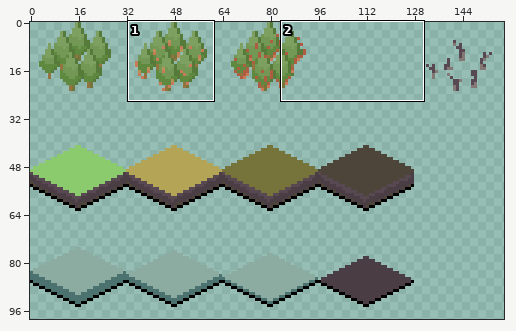
Two versions of one sprite sheet, bhx/Graphix/tiles.png. The first picture is a wide view before the edit; the outline marks the close-up.
Close-up. Before:
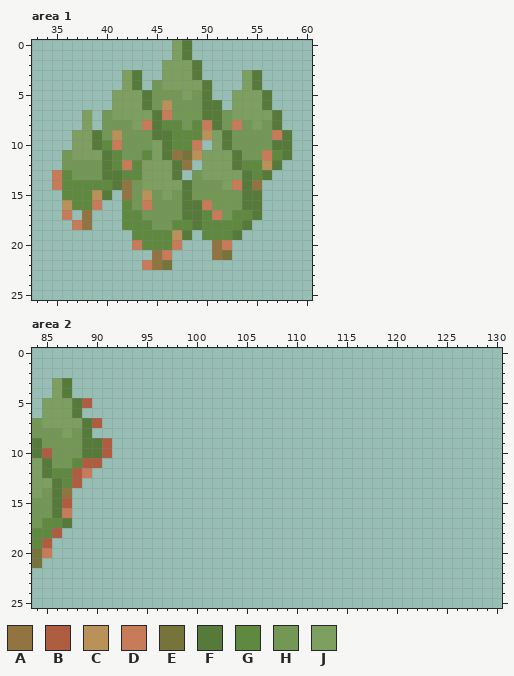
The file is 160x128 pixels. Shown: area 1: x 33..60, y 0..25; area 2: x 84..130, y 0..25. The old version is drawn lined up with the new one. The wide view leaves out empty margins.
Palette (. is transparent): A #927441  B #ae5d40  C #ba9158  D #c77b58  E #77743b  F #567a3a  G #608940  H #739856  J #7da061
Pixels before, area 1, first column x 35:
 0 ............JF..........
 1 ............JF..........
 2 ...........JJJF.........
 3 .......JF..JJJF....JF...
 4 .......JF.HJJJJF...JF...
 5 ......JJJFHHHJHF..JJJF..
 6 ......JJJFHCHHHFF.JJJF..
 7 ...J.HJJJJFDHHHFFHJJJJF.
 8 ...J.HHHJDFGGHGDFHDHJHF.
 9 ..JJFHCHHHFFGGGCJFHHHHDF
10 ..JJFGDHHHJFGGD.JFHHHHFF
11 .HJJJFGHHGJFAECJJJFHHDGF
12 .HHHHFGDGJJJFA.JJJFGGCF.
13 DGHHHFFGGJJJF.HJJJJFGF..
14 DGGGGGFAHJJJJFHHHJDFA...
15 .GGGCF.AHCHJHFHHHHHFF...
16 .CGGD..GHDHHHFFDHHHFF...
17 .D.A...GGHHHHFFGDHGGF...
18 ..DA...GGGHHGGFGGGGF....
19 ........GGGGCF.GGGF.....
20 ........DGGGD...AD......
21 ..........AD....AE......
22 .........DAE............
Pixels before, area 2, first column x 84:
 3 ..JF....
 4 ..JF....
 5 .JJJFB..
 6 .JJJF...
 7 HJJJJFB.
 8 HHHJHF..
 9 FHHHHFFB
10 FBHHHFFB
11 JFHHGBB.
12 JFGGBD..
13 JJFGB...
14 JHFA....
15 HHFB....
16 HHFD....
17 HGGF....
18 GGB.....
19 GB......
20 ED......
21 E.......
After:
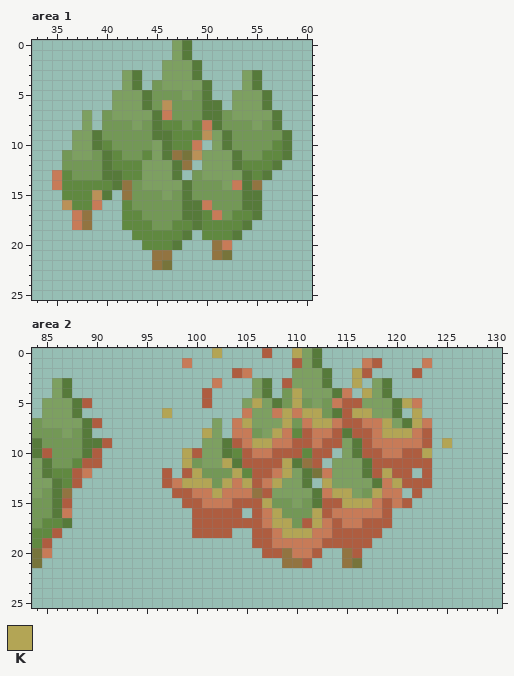
Colours new in this view: K #b3a555
What changed:
drawings rearranged on the sheet (the old picture shows each at its new place; 1 dropped ones are not shown)
Area 1:
y 8: x 44 D -> H; x 53 D -> H
y 9: x 41 C -> H; x 57 D -> H
y 10: x 41 D -> H; x 57 F -> G
y 11: x 39 J -> H; x 56 D -> G
y 12: x 42 D -> G; x 56 C -> G
y 15: x 44 C -> H
y 16: x 44 D -> H
y 17: x 36..37 D. -> .D
y 19: x 47 C -> G
y 20: x 43 D -> .; x 47 D -> F
y 21: x 46 D -> A
y 22: x 44 D -> .
Area 2:
y 0: x 102 . -> K; x 107 . -> B; x 110..112 ... -> KJF
y 1: x 99 . -> D; x 110..112 ... -> BJF; x 117..118 .. -> DB; x 123 . -> D
y 2: x 104..105 .. -> BD; x 110..113 .... -> JJJF; x 116..117 .. -> KB; x 122 . -> B
y 3: x 102 . -> D; x 106..107 .. -> JF; x 109..113 ..... -> BJJJF; x 116 . -> K; x 118..119 .. -> JF
y 4: x 101 . -> B; x 106..107 .. -> JF; x 109..115 ....... -> HKJJJFD; x 117..119 ... -> KJF
y 5: x 101 . -> B; x 105..122 .................. -> JKJFHKHJHDBBJJJFKD
y 6: x 97 . -> K; x 105..120 ................ -> DJJDKDKKHFBKKJJF; x 122 . -> K
y 7: x 102 . -> J; x 104..123 .................... -> DKJJJKHDKKDBBDDKJFKD
y 8: x 101..102 .. -> KJ; x 104..123 .................... -> DDHJKDGBDDBFBBDKKKDB
y 9: x 101..123 ....................... -> JJFBDKKDDBBDBBJFBDDDDDB; x 125 . -> K
y 10: x 90..91 FB -> B.; x 99..113 ............... -> KBJJFGBDDBBBGBB; x 115..123 ......... -> JFBBDDBBK
y 11: x 99..112 .............. -> KHJJKFBBBBKFAB; x 114..123 .......... -> JJJFBBBBBB
y 12: x 97 . -> B; x 99..121 ....................... -> BKHHHKGBBDKJFEDJJJFBKBB; x 123 . -> B
y 13: x 97..111 ............... -> BDKKKHKDKBDKJJF; x 113..123 ........... -> KJJJJFDKBBB
y 14: x 98..120 ....................... -> BBDDKDDDABJJJJFDKKJHKDD; x 122 . -> B
y 15: x 99..121 ....................... -> BBDDDBBBKHHJHFBBKKKDBDB
y 16: x 100..104 ..... -> BBBBB; x 106..119 .............. -> BDKHHHKBDDDDDB
y 17: x 100..119 .................... -> BBBBBBBDKKHBKDBDDBBB
y 18: x 100..103 .... -> BBBB; x 106..118 ............. -> BBDKKKDDBBBBB
y 19: x 106..117 ............ -> BBDDDDDBBBBB
y 20: x 107..112 ...... -> BBADDB; x 115..116 .. -> AB
y 21: x 109..111 ... -> AAB; x 115..116 .. -> AE
